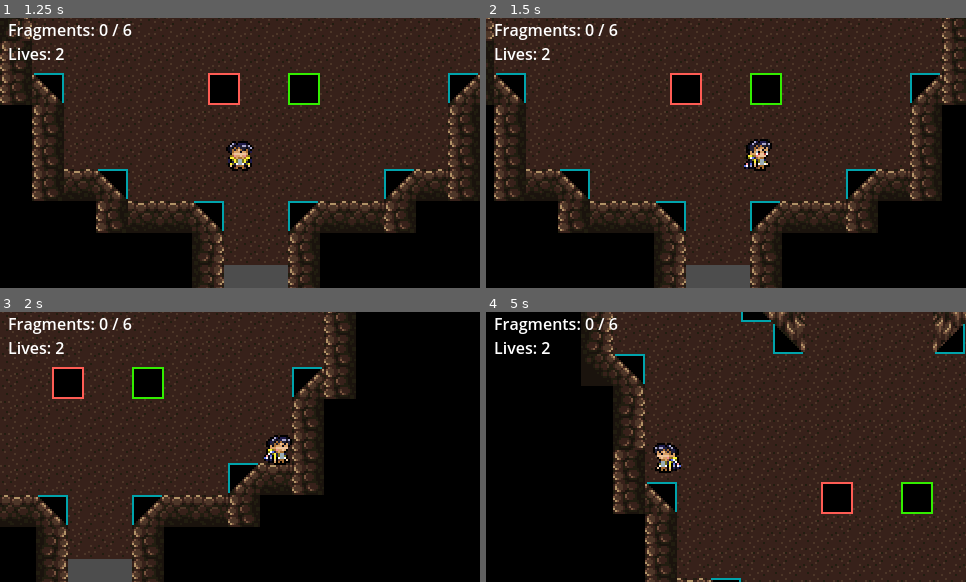
Above: before the commit, frames 1-4 (two rows, left to right).
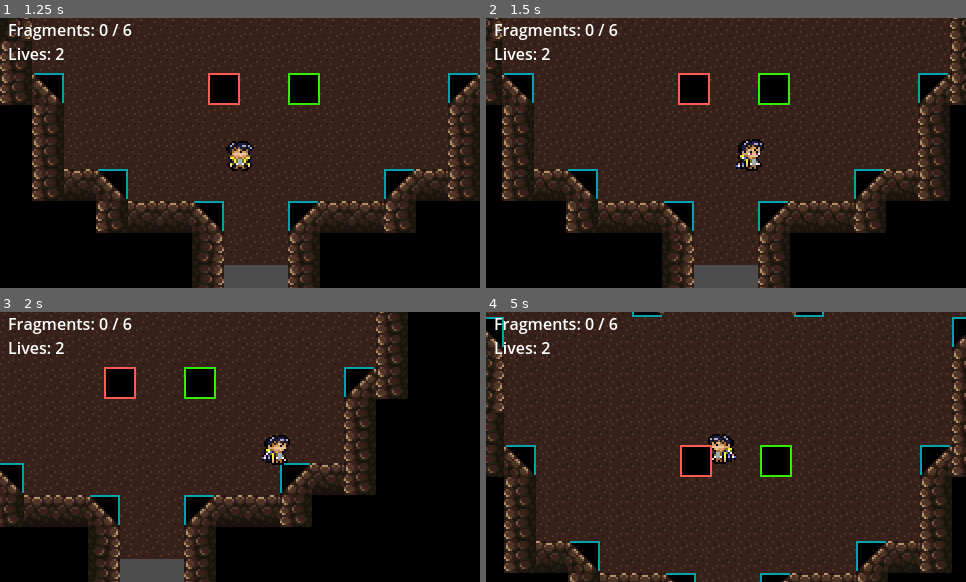
Above: after the commit, the same moments.

Repository: Arkyna/Hollow-Tree-Project
Game: Godot game, scene res://scene/main_menu.tscn
The game is run twice, just before and just after one commit, with the same random seed, the same clock (stepped at 60 frames per second) and the same inputs.
Inputs:
- Up to frame 1 (1.25 s): click "Start Game" at 0.5 s
- Up to frame 2 (1.5 s): hold Right (ui_right) from 1.28 s (still down); hold Shift (sprint) from 1.28 s (still down)
- Up to frame 3 (2 s): keep holding Right (ui_right); keep holding Shift (sprint)
- Up to frame 4 (5 s): release Right (ui_right) at 2.03 s; release Shift (sprint) at 2.03 s; hold Down (ui_down) 2.03-2.78 s; tap Shift (sprint) at 2.1, 3.05, 3.6 s; hold Right (ui_right) 2.78-3.53 s; hold R 2.78-3.53 s; hold Up (ui_up) 3.53-4.28 s; hold Left (ui_left) from 4.28 s (still down); hold Shift (sprint) from 4.28 s (still down)

Frame 1 is identical in both runs. In frame 2, 13% of the frame differs, in the area x 0-100%, y 0-100%; in frame 3, 25%; in frame 4, 37%.

Commit message:
adjusted movement + camera

Diff:
--- a/scene/player.tscn
+++ b/scene/player.tscn
@@ -113,6 +113,8 @@
 collision_layer = 3
 collision_mask = 3
 script = ExtResource("1_xo3ru")
+walk_speed = 65.0
+sprint_speed = 100.0
 
 [node name="AnimatedSprite2D" type="AnimatedSprite2D" parent="."]
 position = Vector2(-1, 0)
@@ -129,8 +131,6 @@
 zoom = Vector2(2, 2)
 process_callback = 0
 position_smoothing_enabled = true
-drag_horizontal_enabled = true
-drag_vertical_enabled = true
 drag_left_margin = 0.0
 drag_top_margin = 0.0
 drag_right_margin = 0.0
@@ -138,7 +138,7 @@
 script = ExtResource("3_fvtld")
 
 [node name="SprintTimer" type="Timer" parent="."]
-wait_time = 0.2
+wait_time = 0.087
 
 [node name="Flashlight" type="Area2D" parent="."]
 visible = false
--- a/script/player.gd
+++ b/script/player.gd
@@ -83,9 +83,11 @@
 		velocity = input_dir * current_speed
 		update_animation(input_dir)
 		update_flashlight_smooth(input_dir.angle())
+		_debug_camera_center()
 	else:
 		velocity = Vector2.ZERO
 		update_animation(Vector2.ZERO)
+		_debug_camera_center()
 
 # --- VISUALS ---
 
@@ -125,6 +127,18 @@
 		overlay.set_light_position(global_position)
 		overlay.set_light_angle(flashlight.rotation)
 
+# --- ENHANCED DEBUG FUNCTION (Fixes Drift) ---
+func _debug_camera_center() -> void:
+	# This function prevents the camera's internal offset and local position from accumulating.
+	var cam = get_node_or_null("Camera2D")
+	if cam:
+		# 1. Force the camera's internal offset to zero (overrides drag/smooth offsets)
+		cam.offset = Vector2.ZERO
+
+		# 2. Force the camera's local position to zero (ensures it is perfectly centered on the player)
+		cam.position = Vector2.ZERO
+# --------------------------
+
 # --- SIGNALS & LOGIC ---
 
 func _on_sprint_timer_timeout() -> void:
